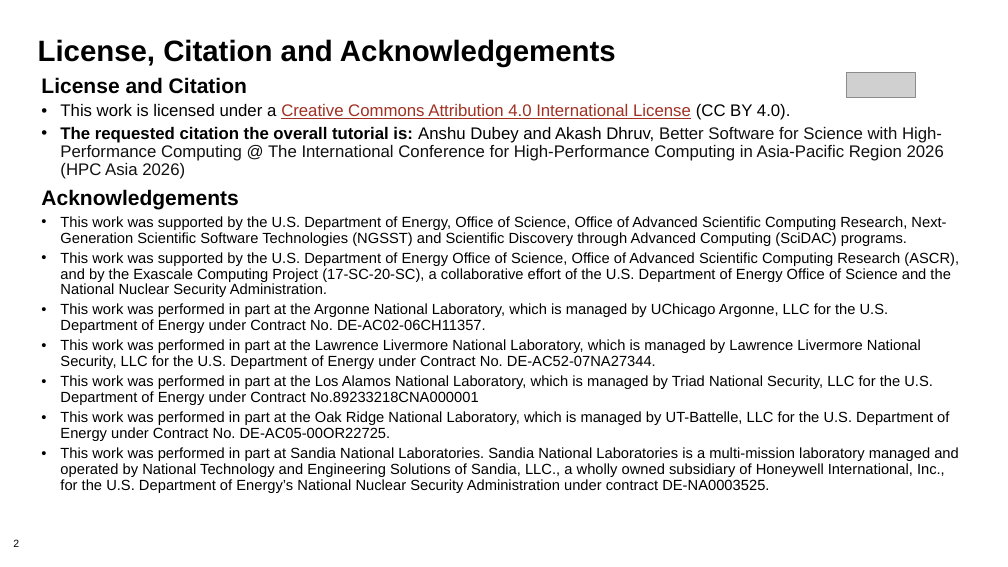
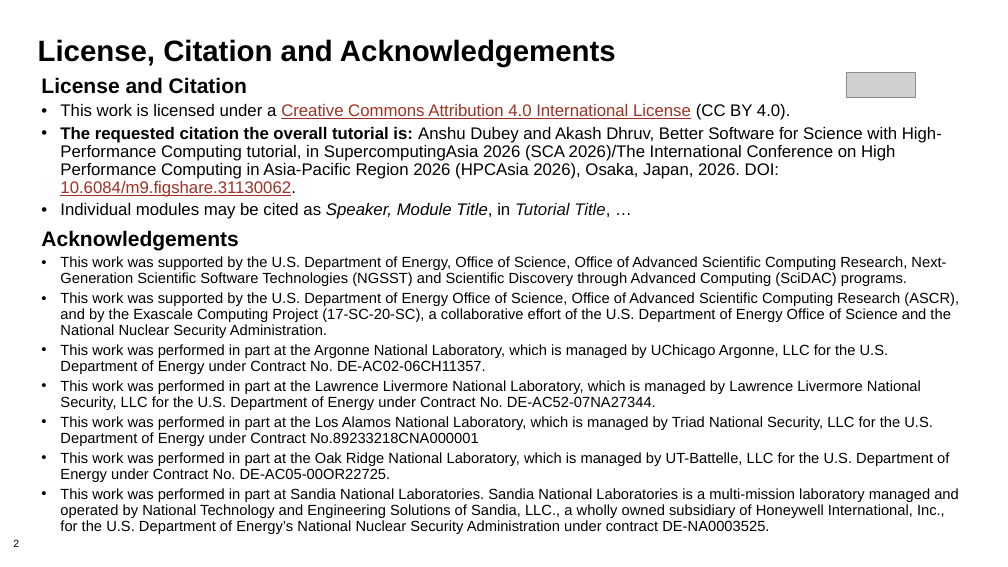
Before and after one commit to bssw-tutorial/presentations, a slide deck: slide 2 of repro-notebooks.pptx. Drawn at 1008x567 pixels with LibreOffice and Linux fonts; fonts in the diff are those of the drawing; grey boxes stand for pictures. Boxes give left, top, right and bottom in pixels: in the first picture for what was removed or moved away, otherwise in the second. Text is boxed around its words. In the diff, an @@ line names an element or a change of style, - is before the commit and + after.

Commit message:
License, title page, and other updates

```diff
--- a/repro-notebooks.pptx
+++ b/repro-notebooks.pptx
@@ text at <box>60,127,942,219</box>: text changed; text colour #111111 to #000000 @@
-• The requested citation the overall tutorial is: Anshu Dubey and Akash Dhruv, Better Software for Science with High-Performance Computing @ The International Conference for High-Performance Computing in Asia-Pacific Region 2026 (HPC Asia 2026)
+• The requested citation the overall tutorial is: Anshu Dubey and Akash Dhruv, Better Software for Science with High-Performance Computing tutorial, in SupercomputingAsia 2026 (SCA 2026)/The International Conference on High Performance Computing in Asia-Pacific Region 2026 (HPCAsia 2026), Osaka, Japan, 2026. DOI: 10.6084/m9.figshare.31130062.
+• Individual modules may be cited as Speaker, Module Title, in Tutorial Title, …
```
Also in this commit, not shown: 1 other slide changed, 6 other files.
